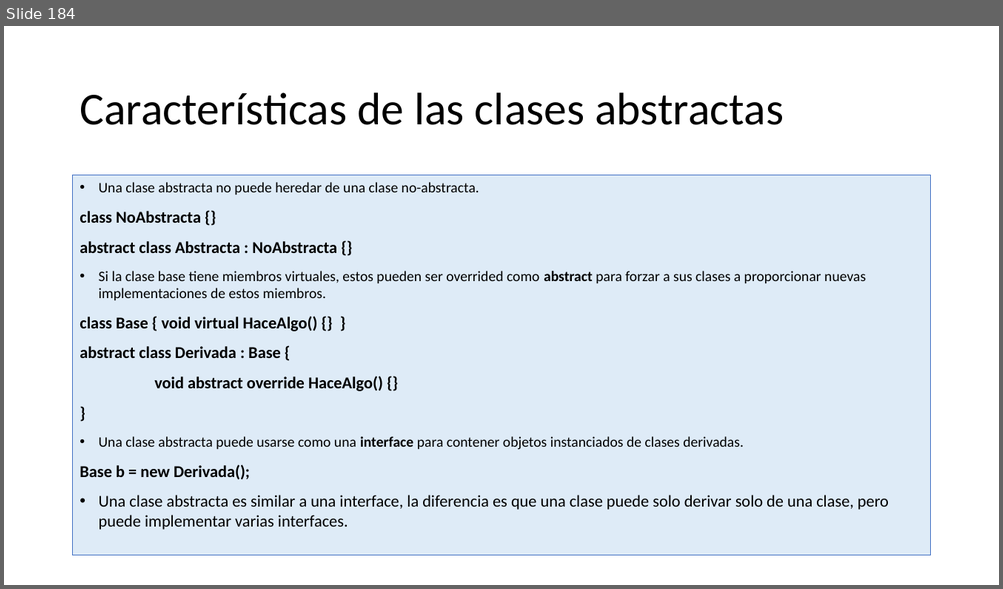
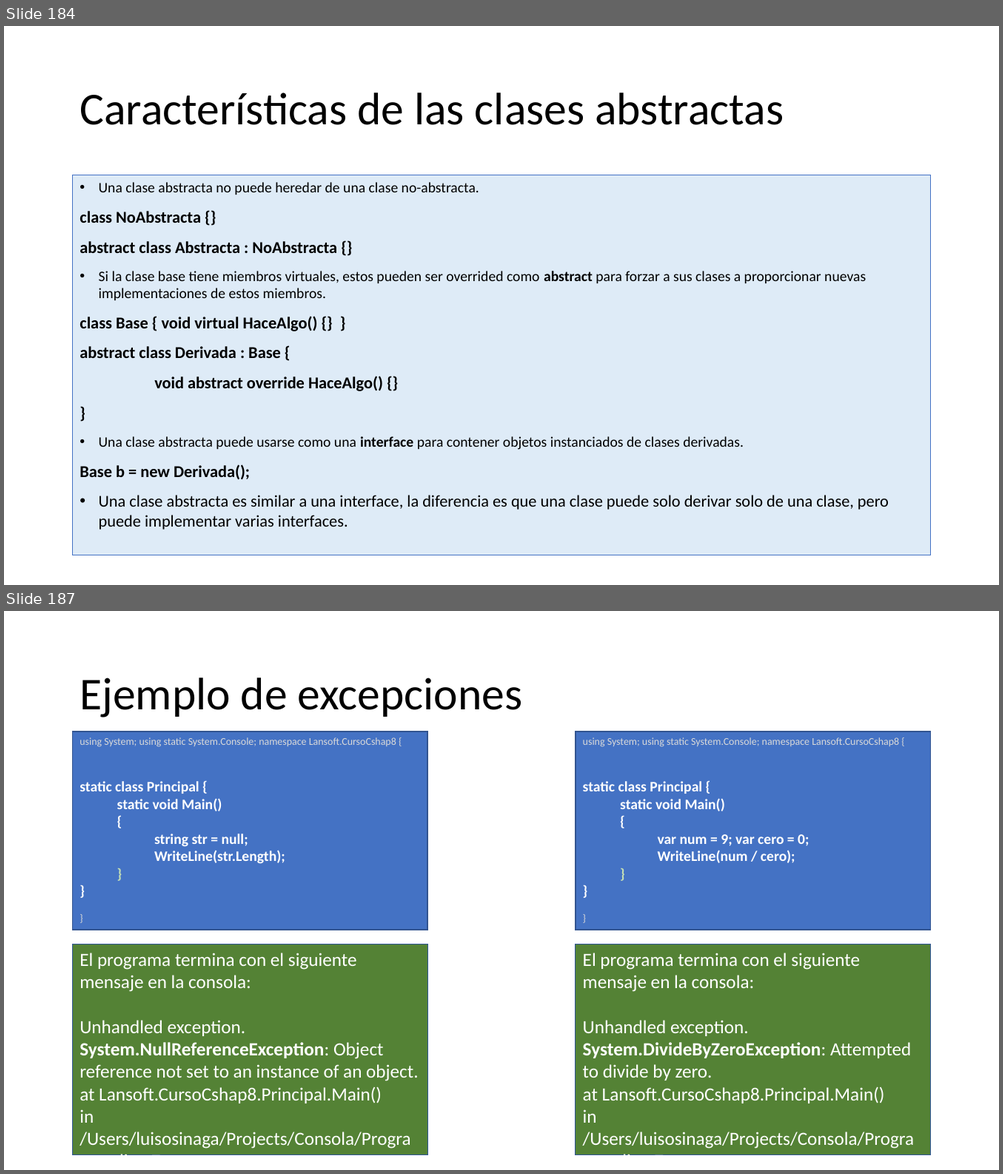
Before and after one commit to AlbertOsinaga/CursoCSharp__8, a slide deck: CSharpQuickReferencia.pptx. Shown one above the other, each under a label of ours: slide 184 before the commit, slides 184 and 187 after it; the slides between them are not shown. The pictures are 1003x589 and 1003x1174 pixels, drawn with LibreOffice and Linux fonts; fonts in the diff are those of the drawing. Boxes give left, top, right and bottom in pixels: in the first picture for what was removed or moved away, otherwise in the second. Text is boxed around its words. In the diff, an @@ line names an element or a change of style, - is before the commit and + after.

```diff
--- a/CSharpQuickReferencia.pptx
+++ b/CSharpQuickReferencia.pptx
@@ slide 187 added at [4, 611, 999, 1170], background #FFFFFF @@
@@ title added at [79, 678, 523, 718], 44 pt, text #000000 @@
+Ejemplo de excepciones
@@ rectangle added at [73, 732, 428, 931], fill #4472C4, outline #325491 1 pt, 14 pt, text #FFFFFF, bold @@
+using System; using static System.Console; namespace Lansoft.CursoCshap8 {
+static class Principal {
+  static void Main()
+  {
+    string str = null;
+    WriteLine(str.Length);
+  }
+}
+}
@@ rectangle added at [575, 732, 930, 931], fill #4472C4, outline #325491 1 pt, 14 pt, text #FFFFFF, bold @@
+using System; using static System.Console; namespace Lansoft.CursoCshap8 {
+static class Principal {
+  static void Main()
+  {
+    var num = 9; var cero = 0;
+    WriteLine(num / cero);
+  }
+}
+}
@@ rectangle added at [73, 945, 428, 1156], fill #548235, outline #2F5597 0.75 pt, 18 pt, text #FFFFFF @@
+El programa termina con el siguiente mensaje en la consola:
+Unhandled exception. System.NullReferenceException: Object reference not set to an instance of an object.
+at Lansoft.CursoCshap8.Principal.Main() in /Users/luisosinaga/Projects/Consola/Program.cs:line 7
@@ rectangle added at [575, 945, 930, 1156], fill #548235, outline #2F5597 0.75 pt, 18 pt, text #FFFFFF @@
+El programa termina con el siguiente mensaje en la consola:
+Unhandled exception. System.DivideByZeroException: Attempted to divide by zero.
+at Lansoft.CursoCshap8.Principal.Main() in /Users/luisosinaga/Projects/Consola/Program.cs:line 7
```
Also in this commit, not shown: 1 slide changed, 14 other slides added, 23 other files.
